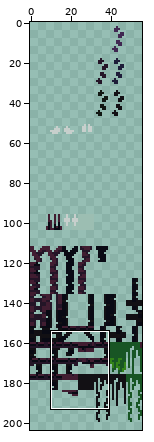
Two states of a sprite sheet, sprites/spr_library_foreground_props_tileset/cdbef4e9-0b22-4322-b448-105c27797387.png. Above: a wide view before the commit, with the close-up outlined.
Close-up. Earlier state:
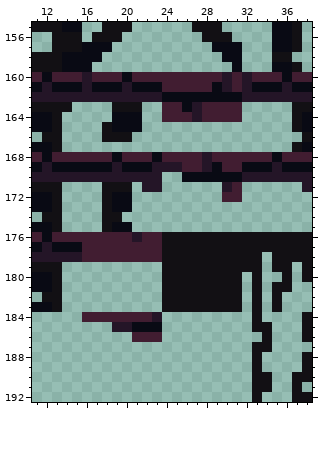
The file is 56x204 pixels. Colours within 5 levels of each other are drawn and written as one. Shown: x 11..38, y 155..192.
The same view after the edit:
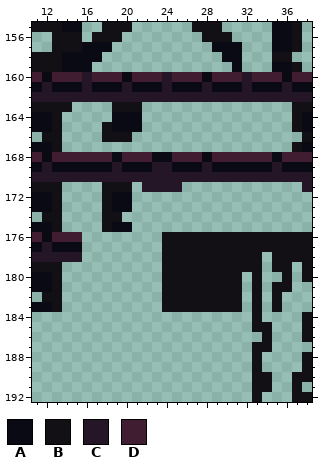
Palette (. is transparent): A #090a14  B #121014  C #241527  D #411d31
Change:
Changed rows in their new state; - is an unchanged pixel.
first column x 24:
160 C---A-D-
161 CAAAC-AA
162 CCCCCCCC
163 ........
164 ........
first column x 24:
168 A---A---
169 -AAA--AA
170 CCCCCCCC
171 CC----..
172 ------..
first column x 16:
176 ........
177 ........
178 ........
first column x 16:
184 ........
185 ---.....
186 -----...
Where, in picture pixels (left, top, right, bottom), the same in both close-ups:
changed: (162, 72, 242, 202)
erased: (82, 232, 162, 262)
erased: (82, 312, 162, 342)
